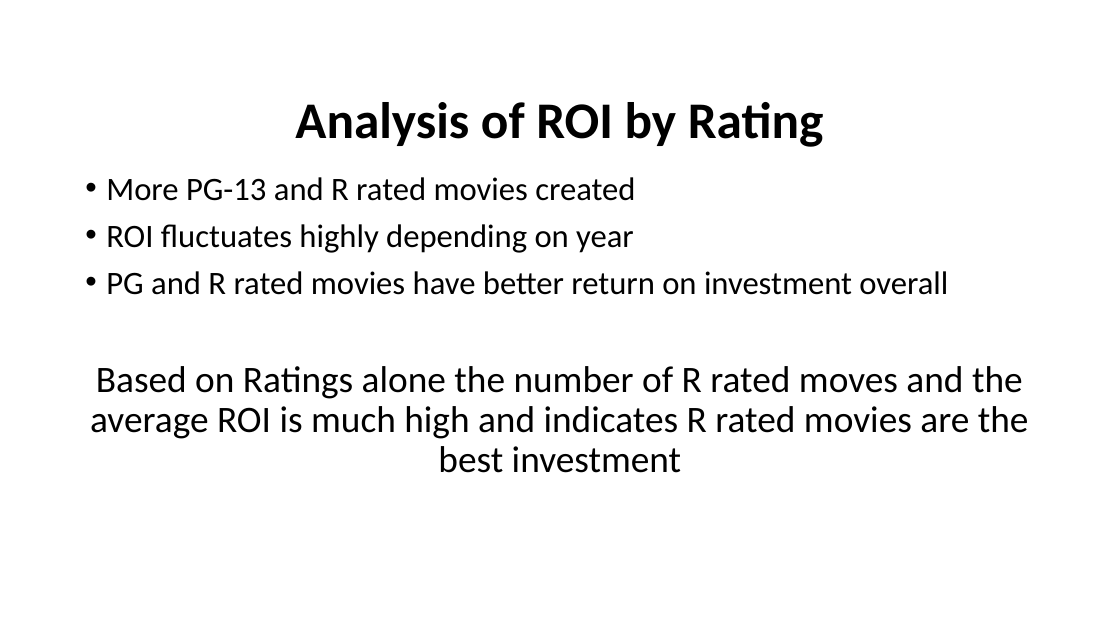
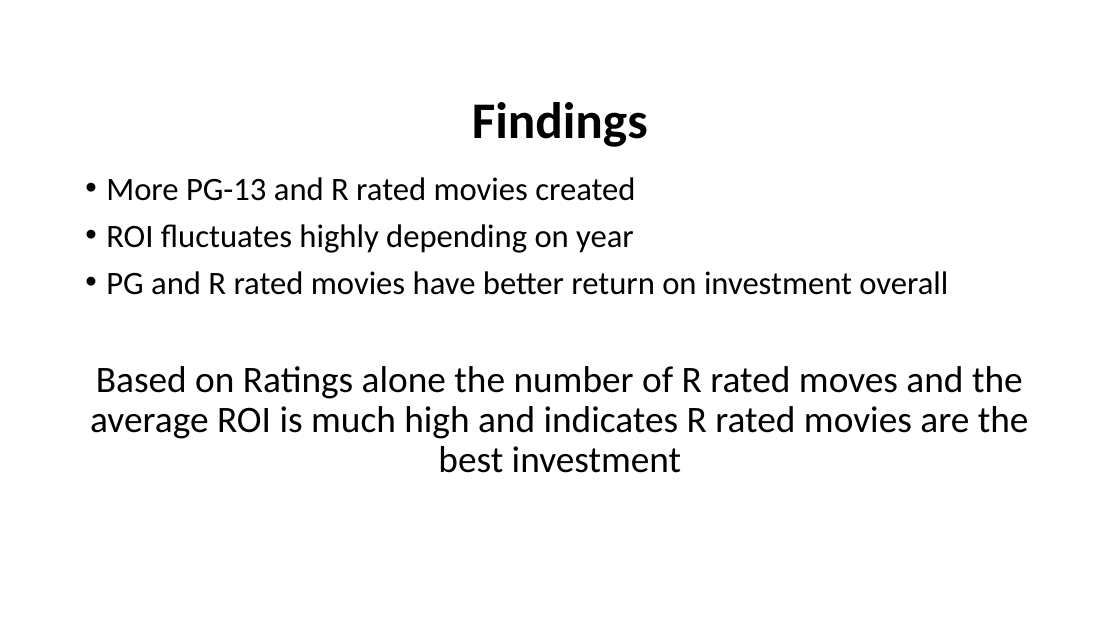
Before and after one commit to abelloma/project1, a slide deck: slide 8 of Project 1 Presentation.pptx (slide 7 before the commit). Drawn at 1120x630 pixels with LibreOffice and Linux fonts; fonts in the diff are those of the drawing; background and template pictures are left out. Boxes give left, top, right and bottom in pixels: in the first picture for what was removed or moved away, otherwise in the second. Text is boxed around its words. In the diff, an @@ line names an element or a change of style, - is before the commit and + after.

```diff
--- a/Project 1 Presentation.pptx
+++ b/Project 1 Presentation.pptx
@@ title at (472, 102, 648, 147): text changed @@
-Analysis of ROI by Rating
+Findings
```
Also in this commit, not shown: 6 other slides changed, 8 slides added, 3 other files.
